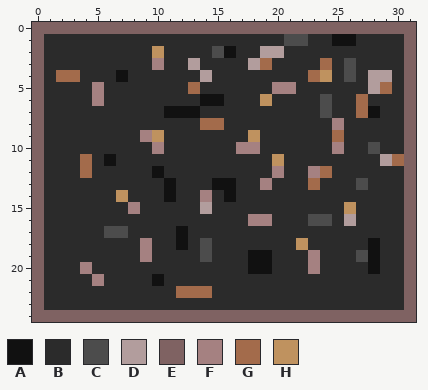
Two states of a pixel-art sprite, the echo of the angels/assets/floor.png. The picture above is the old version.
The file is 32x25 pixels. Colours within 5 levels of each other are drawn and written as one.
Palette (. is transparent): A #111111  B #2b2b2b  C #4c4c4c  D #b29d9d  E #7f6262  F #a58181  G #a36b4b  H #bf925f
The same view after the edit:
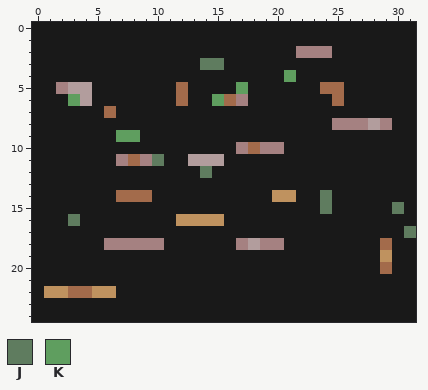
Colours new in this view: J #5f7c5f  K #5f9e5f
Difference:
@@ palette @@
-B #2b2b2b
+B #191919
@@ x 0..31 @@
- 0 EEEEEEEEEEEEEEEEEEEEEEEEEEEEEEEE
- 1 EBBBBBBBBBBBBBBBBBBBBCCBBAABBBBE
- 2 EBBBBBBBBBHBBBBCABBDDBBBBBBBBBBE
- 3 EBBBBBBBBBFBBDBBBBDGBBBBGBCBBBBE
- 4 EBGGBBBABBBBBBDBBBBBBBBGHBCBDDBE
- 5 EBBBBFBBBBBBBGBBBBBBFFBBBBBBDGBE
- 6 EBBBBFBBBBBBBBAABBBHBBBBCBBGBBBE
- 7 EBBBBBBBBBBAAABBBBBBBBBBCBBGABBE
- 8 EBBBBBBBBBBBBBGGBBBBBBBBBFBBBBBE
- 9 EBBBBBBBBFHBBBBBBBHBBBBBBGBBBBBE
-10 EBBBBBBBBBFBBBBBBFFBBBBBBFBBCBBE
-11 EBBBGBABBBBBBBBBBBBBHBBBBBBBBDGE
-12 EBBBGBBBBBABBBBBBBBBFBBFGBBBBBBE
-13 EBBBBBBBBBBABBBAABBFBBBGBBBCBBBE
-14 EBBBBBBHBBBABBFBABBBBBBBBBBBBBBE
-15 EBBBBBBBFBBBBBDBBBBBBBBBBBHBBBBE
-16 EBBBBBBBBBBBBBBBBBFFBBBCCBDBBBBE
-17 EBBBBBCCBBBBABBBBBBBBBBBBBBBBBBE
-18 EBBBBBBBBFBBABCBBBBBBBHBBBBBABBE
-19 EBBBBBBBBFBBBBCBBBAABBBFBBBCABBE
-20 EBBBFBBBBBBBBBBBBBAABBBFBBBBABBE
-21 EBBBBFBBBBABBBBBBBBBBBBBBBBBBBBE
-22 EBBBBBBBBBBBGGGBBBBBBBBBBBBBBBBE
-23 EBBBBBBBBBBBBBBBBBBBBBBBBBBBBBBE
-24 EEEEEEEEEEEEEEEEEEEEEEEEEEEEEEEE
+ 0 BBBBBBBBBBBBBBBBBBBBBBBBBBBBBBBB
+ 1 BBBBBBBBBBBBBBBBBBBBBBBBBBBBBBBB
+ 2 BBBBBBBBBBBBBBBBBBBBBBFFFBBBBBBB
+ 3 BBBBBBBBBBBBBBJJBBBBBBBBBBBBBBBB
+ 4 BBBBBBBBBBBBBBBBBBBBBKBBBBBBBBBB
+ 5 BBFDDBBBBBBBGBBBBKBBBBBBGGBBBBBB
+ 6 BBBKDBBBBBBBGBBKGFBBBBBBBGBBBBBB
+ 7 BBBBBBGBBBBBBBBBBBBBBBBBBBBBBBBB
+ 8 BBBBBBBBBBBBBBBBBBBBBBBBBFFFDFBB
+ 9 BBBBBBBKKBBBBBBBBBBBBBBBBBBBBBBB
+10 BBBBBBBBBBBBBBBBBFGFFBBBBBBBBBBB
+11 BBBBBBBFGFJBBDDDBBBBBBBBBBBBBBBB
+12 BBBBBBBBBBBBBBJBBBBBBBBBBBBBBBBB
+13 BBBBBBBBBBBBBBBBBBBBBBBBBBBBBBBB
+14 BBBBBBBGGGBBBBBBBBBBHHBBJBBBBBBB
+15 BBBBBBBBBBBBBBBBBBBBBBBBJBBBBBJB
+16 BBBJBBBBBBBBHHHHBBBBBBBBBBBBBBBB
+17 BBBBBBBBBBBBBBBBBBBBBBBBBBBBBBBJ
+18 BBBBBBFFFFFBBBBBBFDFFBBBBBBBBGBB
+19 BBBBBBBBBBBBBBBBBBBBBBBBBBBBBHBB
+20 BBBBBBBBBBBBBBBBBBBBBBBBBBBBBGBB
+21 BBBBBBBBBBBBBBBBBBBBBBBBBBBBBBBB
+22 BHHGGHHBBBBBBBBBBBBBBBBBBBBBBBBB
+23 BBBBBBBBBBBBBBBBBBBBBBBBBBBBBBBB
+24 BBBBBBBBBBBBBBBBBBBBBBBBBBBBBBBB
Pixel boxes of the changes (left, top, right, bottom) in both pictures:
changed: (32, 22, 416, 322)
